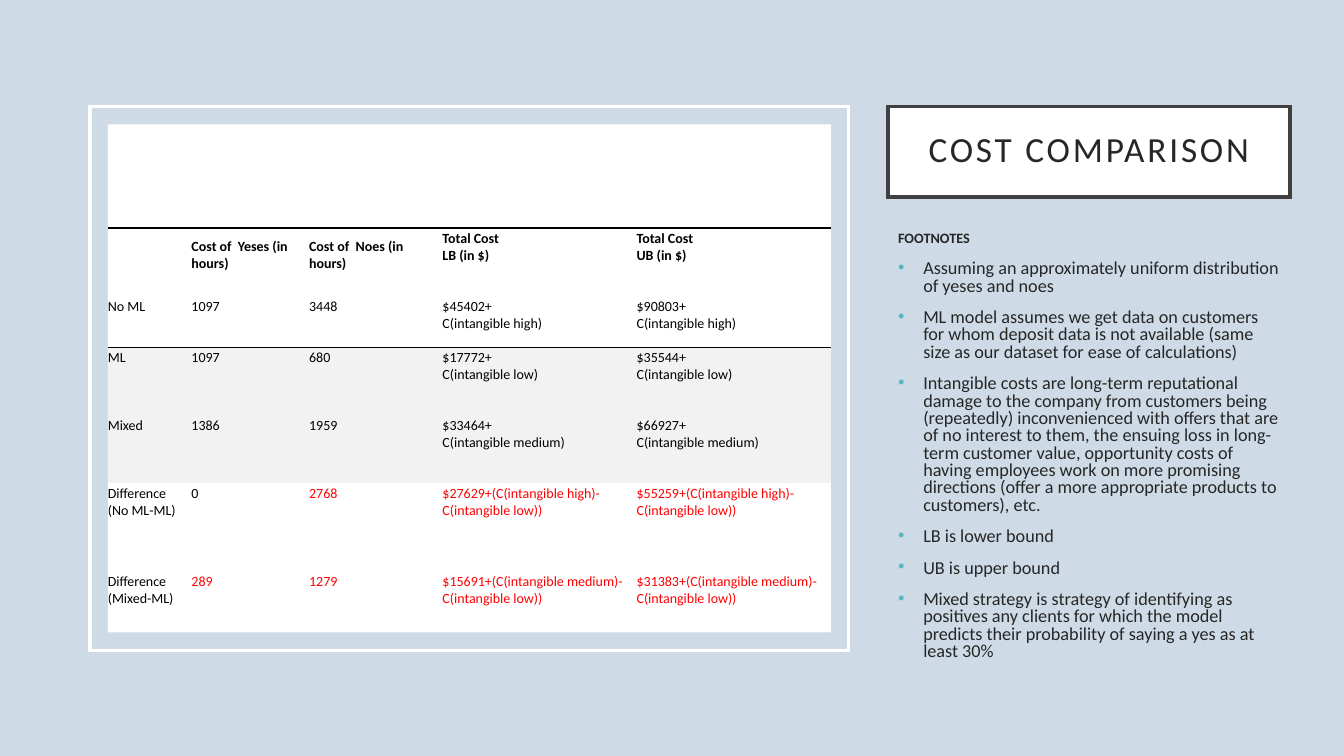
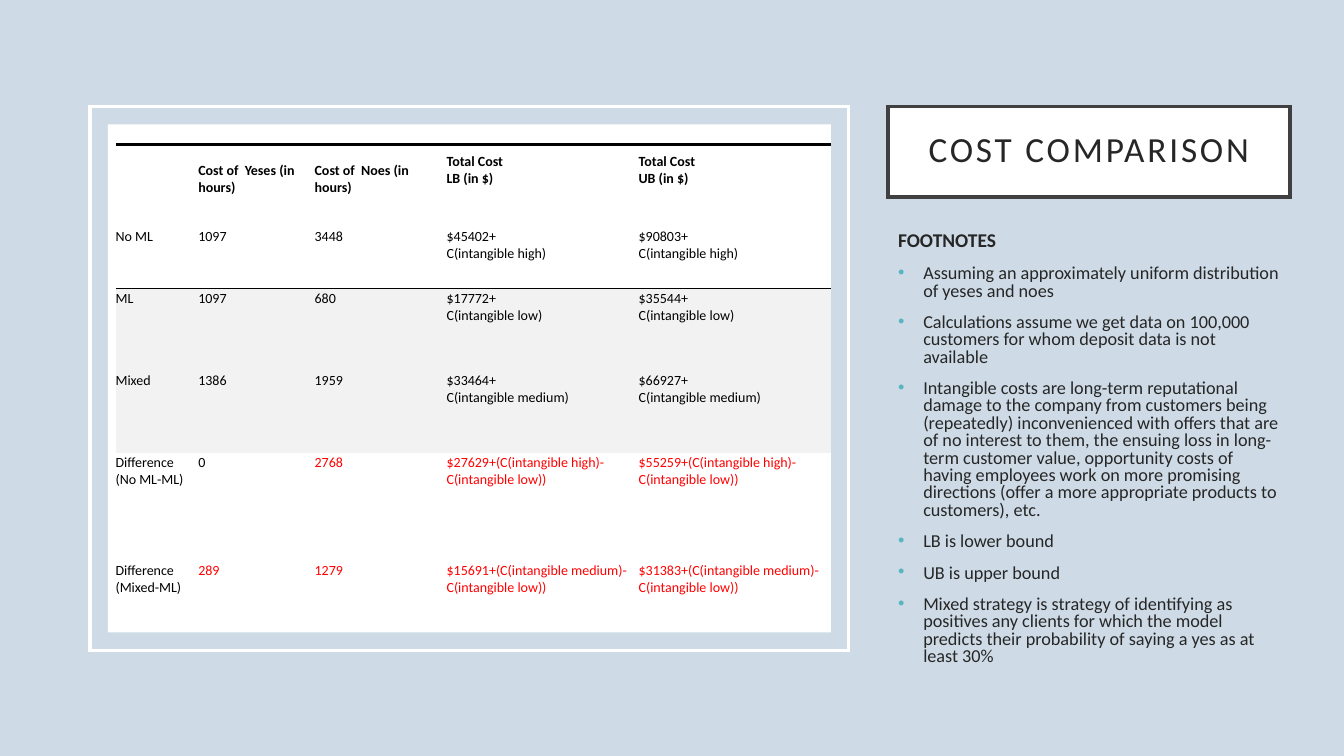
Before and after one commit to dapopov-st/bank-marketing-predicting-term-deposit-subscription, a slide deck: slide 12 of BankMarketing.pptx. Drawn at 1344x756 pixels with LibreOffice and Linux fonts; fonts in the diff are those of the drawing. Boxes give left, top, right and bottom in pixels: in the first picture for what was removed or moved away, otherwise in the second. Text is boxed around its words. In the diff, an @@ line names an element or a change of style, - is before the commit and + after.

Commit message:
update footnote

```diff
--- a/BankMarketing.pptx
+++ b/BankMarketing.pptx
@@ table: place and size @@
-table at [108, 228, 832, 657]
+table at [116, 144, 832, 668]
@@ text at [898, 234, 996, 247]: size 10.2 to 13.9 pt in "FOOTNOTES" @@
@@ text at [923, 315, 1250, 363]: text changed @@
-• ML model assumes we get data on customers for whom deposit data is not available (same size as our dataset for ease of calculations)
+• Calculations assume we get data on 100,000 customers for whom deposit data is not available
```
